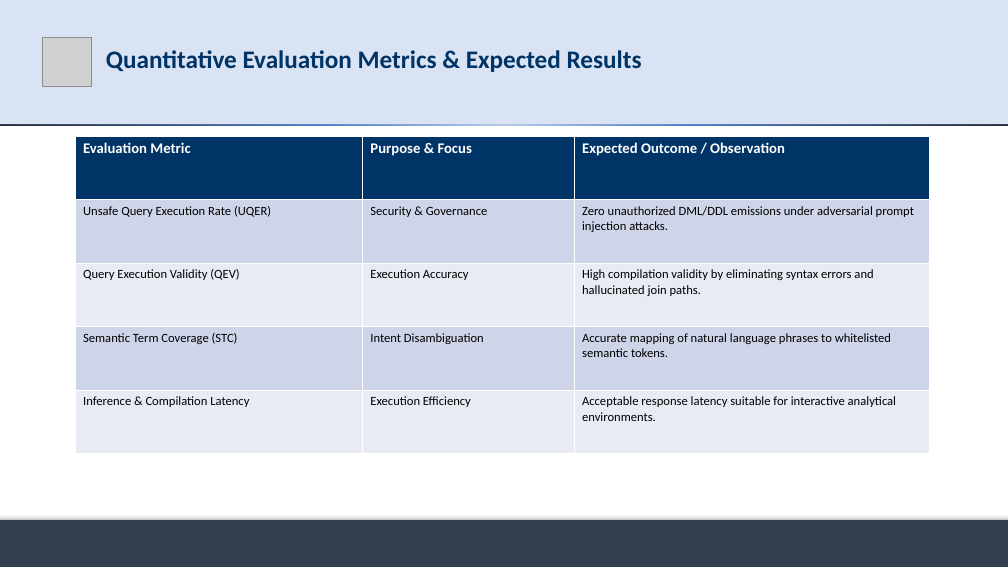
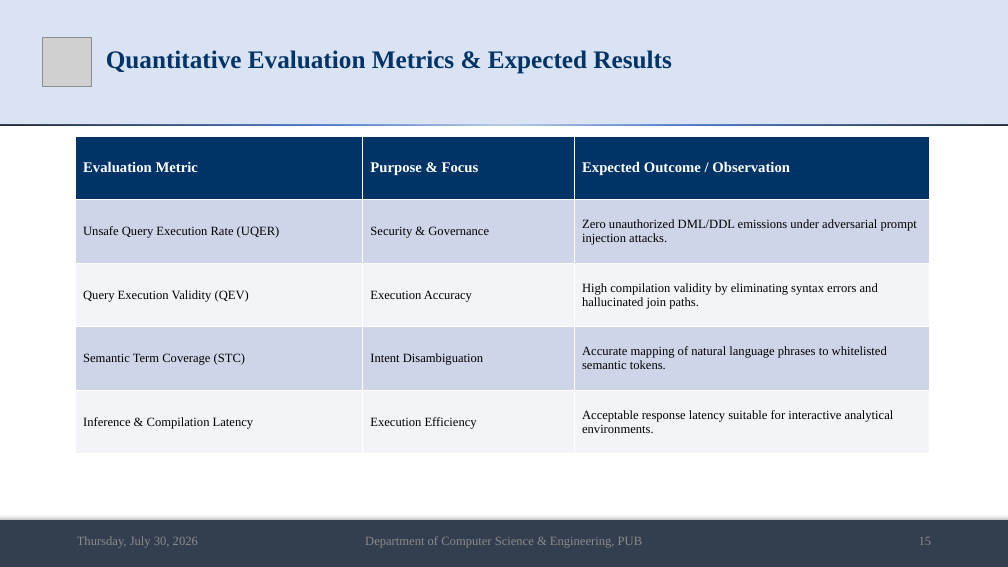
Before and after one commit to md-riaz/AEGIS-Research, a slide deck: slide 15 of docs/scripts/Md_Riaz_Mid_Defense_Final_0322310105101024.pptx. Drawn at 1008x567 pixels with LibreOffice and Linux fonts; fonts in the diff are those of the drawing; grey boxes stand for pictures. Boxes give left, top, right and bottom in pixels: in the first picture for what was removed or moved away, otherwise in the second. Text is boxed around its words. In the diff, an @@ line names an element or a change of style, - is before the commit and + after.

Commit message:
feat(presentation): fix template compliance and redesign mid-defense deck
Template compliance (docs/scripts/generate_riaz_presentation.py):
- Apply Times New Roman across every run to match the university
  template's typography instead of the default theme font.
- Clone the template's Date/Footer/SlideNumber placeholders onto every
  content slide (they were defined on the layout but never populated).
- Add the department/university affiliation line and supervisor credit
  (Mst. Sahela Rahman) to the title slide.
- Recolor the architecture diagram's accent green to the theme's
  actual accent6 (#70AD47).

Visual redesign:
- Rebuild the title slide layout: eyebrow line below the logo, title
  centered in the header band, presenter block spaced out in the white
  area below (previously all cramped into one dense paragraph).
- Rewrite add_bullet_text to render real typographic hierarchy -
  bold section headers, bold "Label:" lead-ins split from their
  descriptions, italic sub-detail lines, and monospace styling for the
  JSON snippet - replacing the old flat wall-of-text look.
- Add table styling helper (vertical-center, margins, zebra rows)
  across all four data tables.
- Center the 7-stage pipeline diagram and its legend on the slide, and
  fix an awkward mid-word wrap on stage 1's label.
- Swap "exhibit" for plainer student wording.

Regenerated the .pptx and re-rendered slides_rendered/*.PNG via
PowerPoint COM for the updated deck.

```diff
--- a/docs/scripts/Md_Riaz_Mid_Defense_Final_0322310105101024.pptx
+++ b/docs/scripts/Md_Riaz_Mid_Defense_Final_0322310105101024.pptx
@@ title "Quantitative Evaluation Metrics & Expected ..." at <box>106,50,671,74</box>: font Calibri to Times New Roman @@
@@ table at <box>76,136,930,454</box> @@
@@ fill #E9EBF5 to #F2F4F8 in 6 cells @@
@@ font Calibri to Times New Roman @@
@@ text added at <box>77,536,198,548</box>, 12 pt, text #8C8C8C @@
+Thursday, July 30, 2026
@@ text added at <box>365,536,642,548</box>, 12 pt, text #8C8C8C @@
+Department of Computer Science & Engineering, PUB
@@ text added at <box>919,537,932,545</box>, 12 pt, text #8C8C8C @@
+15
```
Also in this commit, not shown: 17 other slides changed, 19 other files.
